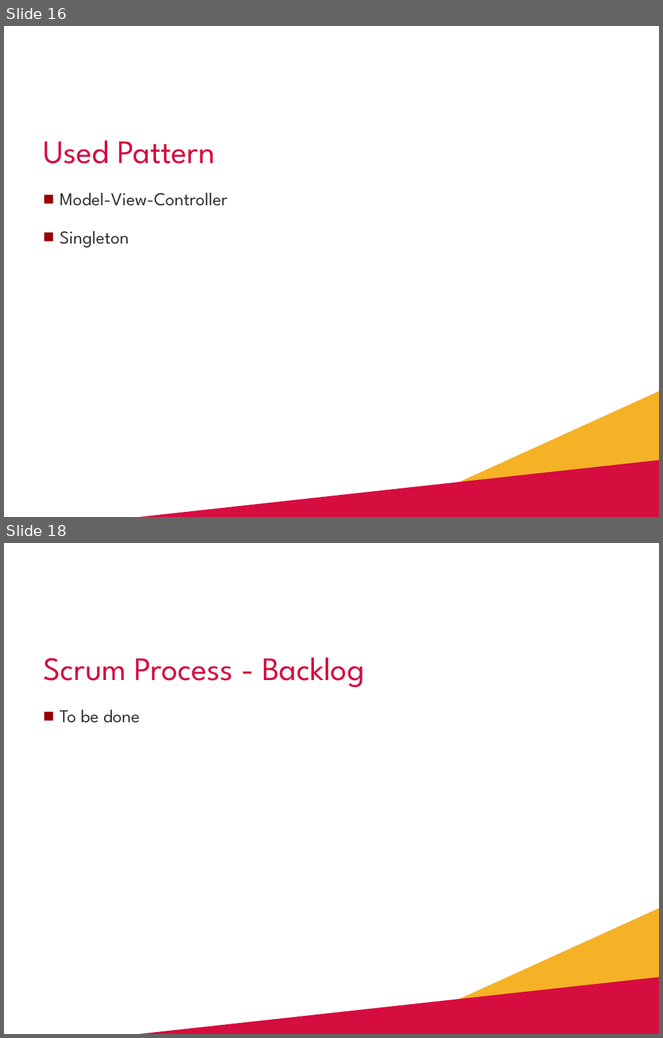
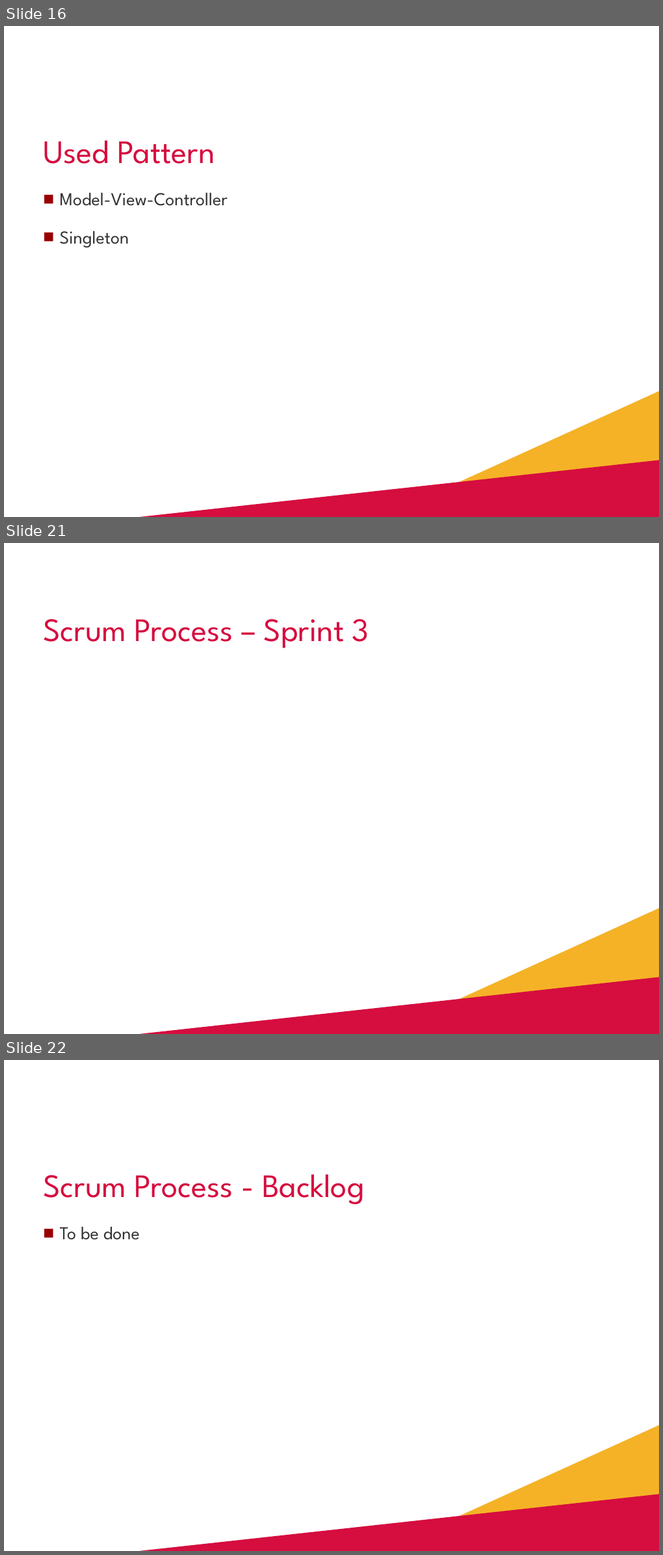
Before and after one commit to reubd1/ch.bfh.bti7081.s2013.red, a slide deck: ch.bfh.red.parent-doc/doc/cs1_tasks/task14_final_presentation/P_Final.pptx. Shown one above the other, each under a label of ours: slides 16 and 18 before the commit, slides 16, 21 and 22 after it; the slides between them are not shown. The pictures are 663x1038 and 663x1555 pixels, drawn with LibreOffice and Linux fonts; fonts in the diff are those of the drawing; background and template pictures are left out. Boxes give left, top, right and bottom in pixels: in the first picture for what was removed or moved away, otherwise in the second. Text is boxed around its words. In the diff, an @@ line names an element or a change of style, - is before the commit and + after.

```diff
--- a/ch.bfh.red.parent-doc/doc/cs1_tasks/task14_final_presentation/P_Final.pptx
+++ b/ch.bfh.red.parent-doc/doc/cs1_tasks/task14_final_presentation/P_Final.pptx
@@ slide 21 added at (x1=4, y1=543, x2=659, y2=1034), background #FFFFFF; not listed: 2 template elements that a slide beside it also shows @@
@@ title added at (x1=43, y1=619, x2=369, y2=648), 36 pt, text #D60D3F @@
+Scrum Process – Sprint 3
@@ what was slide 18 is now slide 22 @@
```
Also in this commit, not shown: 1 slide changed, 4 other slides added, 1 slide removed, 1 other file.
